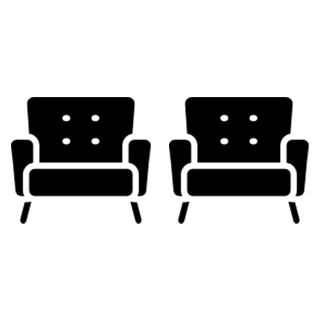
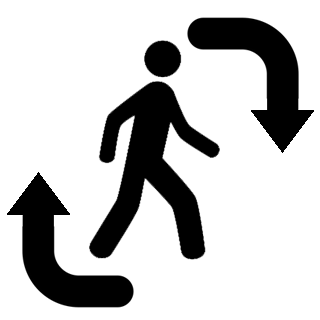
Comparing the layer stacks of the two (320, 320) images. Changes:
added layer "TurnAround" above "Human small" over box(7, 17, 314, 308)
showed "Human small" over box(89, 40, 220, 260)
hid "Furniture Group" over box(11, 97, 309, 224)
